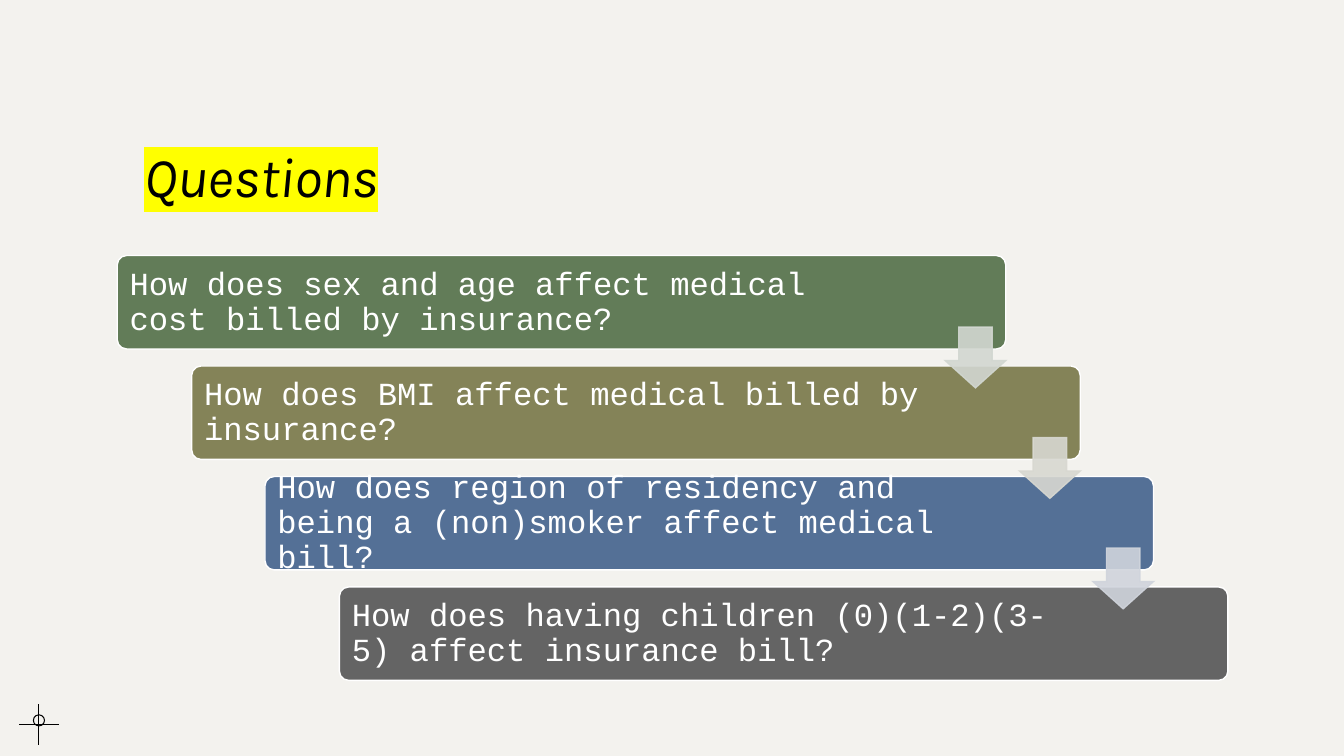
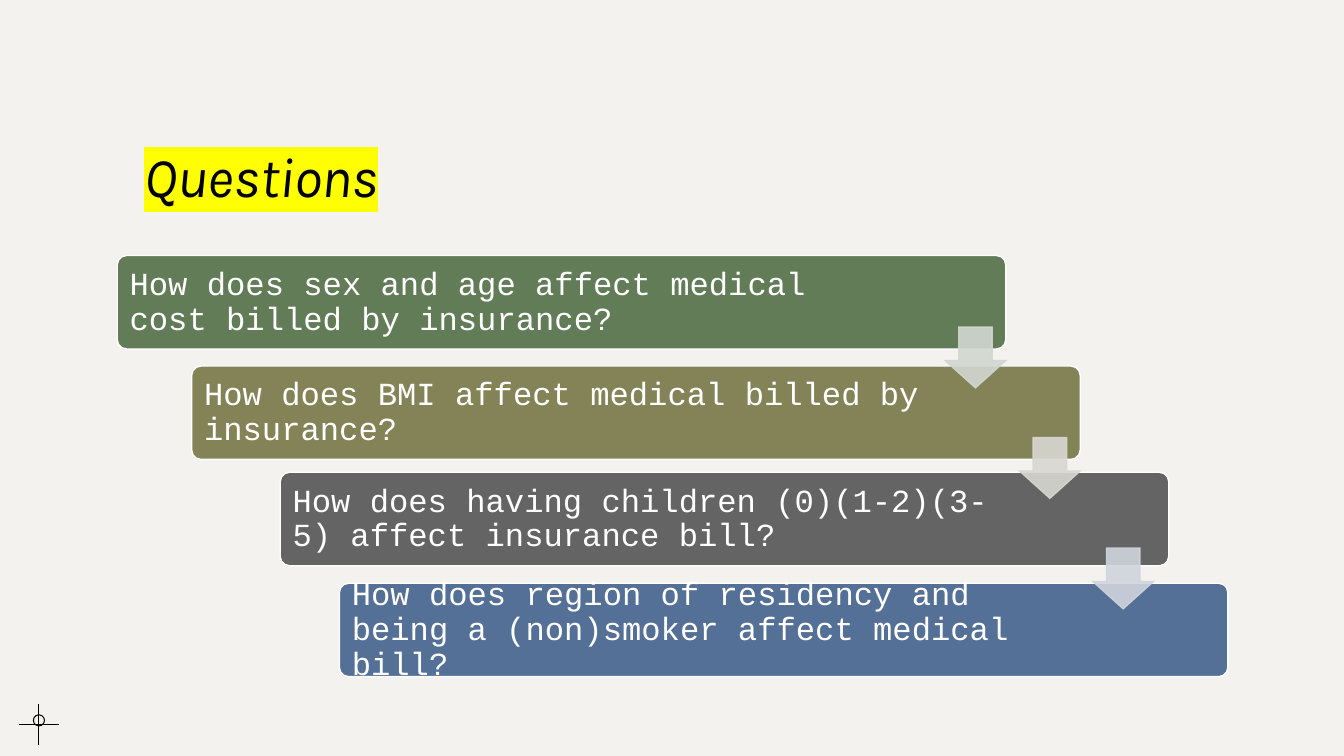
Before and after one commit to jaimelangenfeld/project1, a slide deck: slide 3 of Medical Cost After Insurance.pptx. Drawn at 1344x756 pixels with LibreOffice and Linux fonts; fonts in the diff are those of the drawing. Boxes give left, top, right and bottom in pixels: in the first picture for what was removed or moved away, otherwise in the second. Text is boxed around its words. In the diff, an @@ line names an element or a change of style, - is before the commit and + after.

```diff
--- a/Medical Cost After Insurance.pptx
+++ b/Medical Cost After Insurance.pptx
@@ rounded rectangle: place and size @@
-rounded rectangle at (265,477,1154,571)
+rounded rectangle at (280,473,1170,567)
@@ rounded rectangle at (280,473,1170,567): fill #547096 to #646464 @@
@@ text "How does having children (0)(1-2)(3-5) ...": place and size @@
-text "How does having children (0)(1-2)(3-5) ..." at (352,603,1047,668)
+text "How does having children (0)(1-2)(3-5) ..." at (293,488,987,553)
@@ rounded rectangle at (340,584,1229,678): fill #646464 to #547096 @@
@@ text "How does region of residency ...": place and size @@
-text "How does region of residency ..." at (277,475,934,577)
+text "How does region of residency ..." at (352,582,1008,683)
```
Also in this commit, not shown: 2 other slides changed, 1 slide added, 1 other file.
